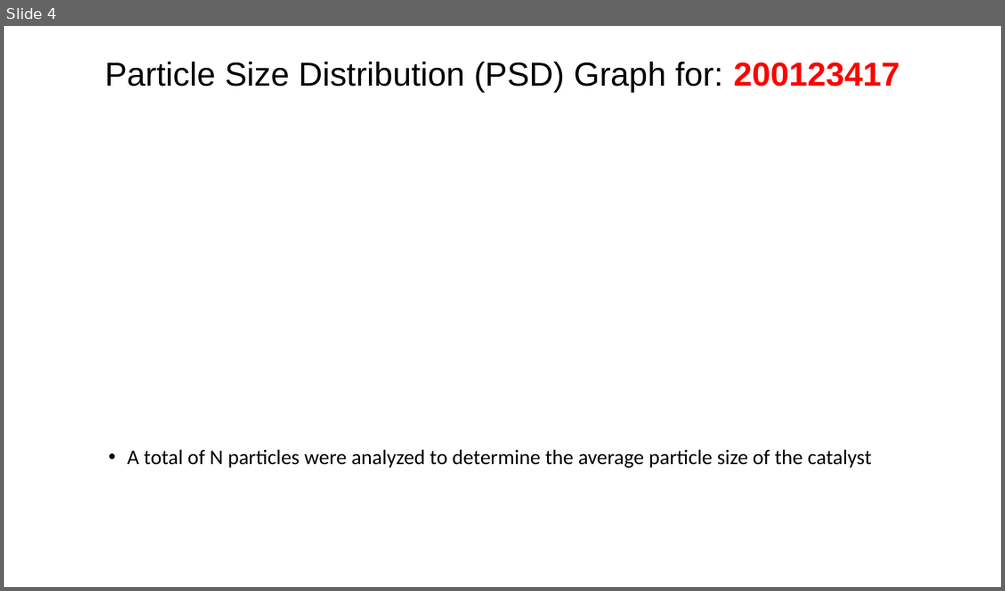
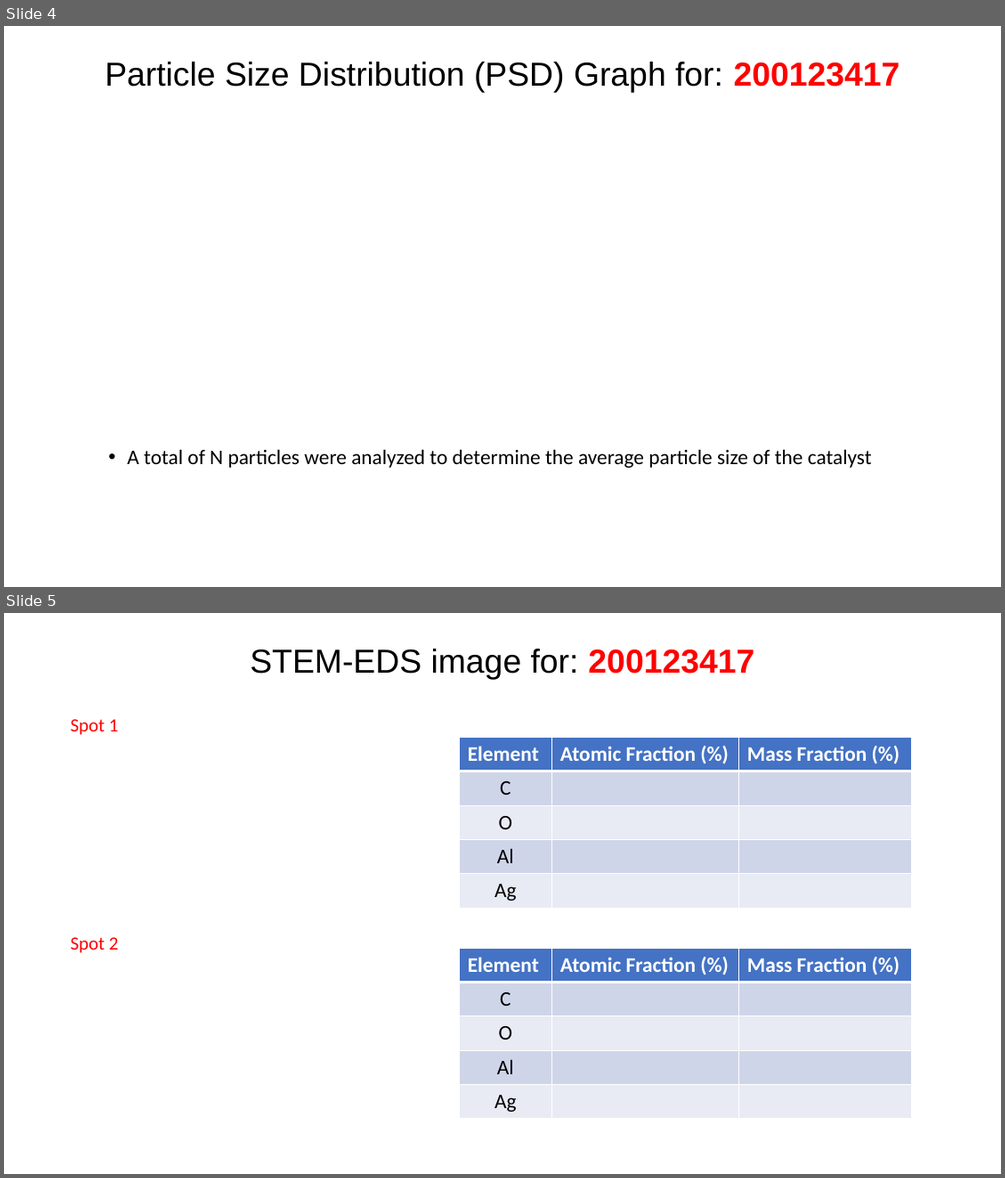
Before and after one commit to cvrl10/mini_project, a slide deck: report_template.pptx. Shown one above the other, each under a label of ours: slide 4 before the commit, slides 4 and 5 after it. The pictures are 1005x591 and 1005x1178 pixels, drawn with LibreOffice and Linux fonts; fonts in the diff are those of the drawing. Boxes give left, top, right and bottom in pixels: in the first picture for what was removed or moved away, otherwise in the second. Text is boxed around its words. In the diff, an @@ line names an element or a change of style, - is before the commit and + after.

Commit message:
added STEM-EDS slide

```diff
--- a/report_template.pptx
+++ b/report_template.pptx
@@ slide 5 added at [4, 613, 1001, 1174], background #FFFFFF @@
@@ title added at [250, 649, 754, 679], 32 pt, text #000000 @@
+STEM-EDS image for: 200123417
@@ text added at [71, 719, 119, 735], 18 pt, text #FF0000 @@
+Spot 1
@@ table added at [460, 737, 912, 908], 5 rows, 3 columns @@
+Element | Atomic Fraction (%) | Mass Fraction (%)
+C |  | 
+O |  | 
+Al |  | 
+Ag |  | 
@@ text added at [71, 937, 119, 953], 18 pt, text #FF0000 @@
+Spot 2
@@ table added at [460, 948, 912, 1119], 5 rows, 3 columns @@
+Element | Atomic Fraction (%) | Mass Fraction (%)
+C |  | 
+O |  | 
+Al |  | 
+Ag |  | 
```
Also in this commit, not shown: 1 slide removed, 6 other files.
